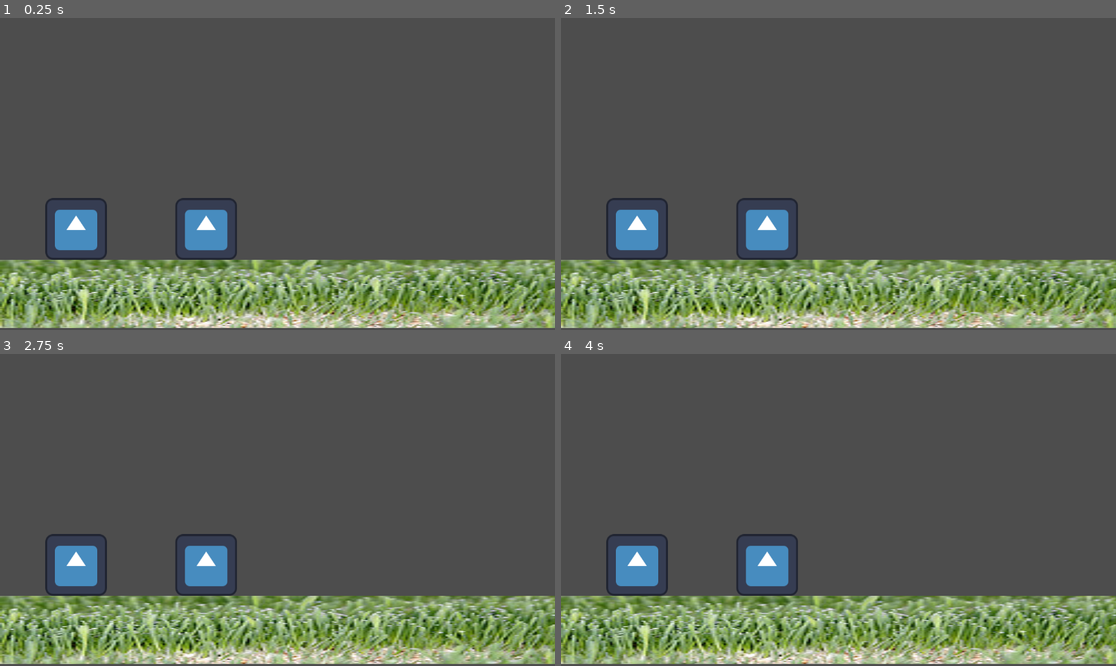
Above: before the commit, frames 1-4 (two rows, left to right).
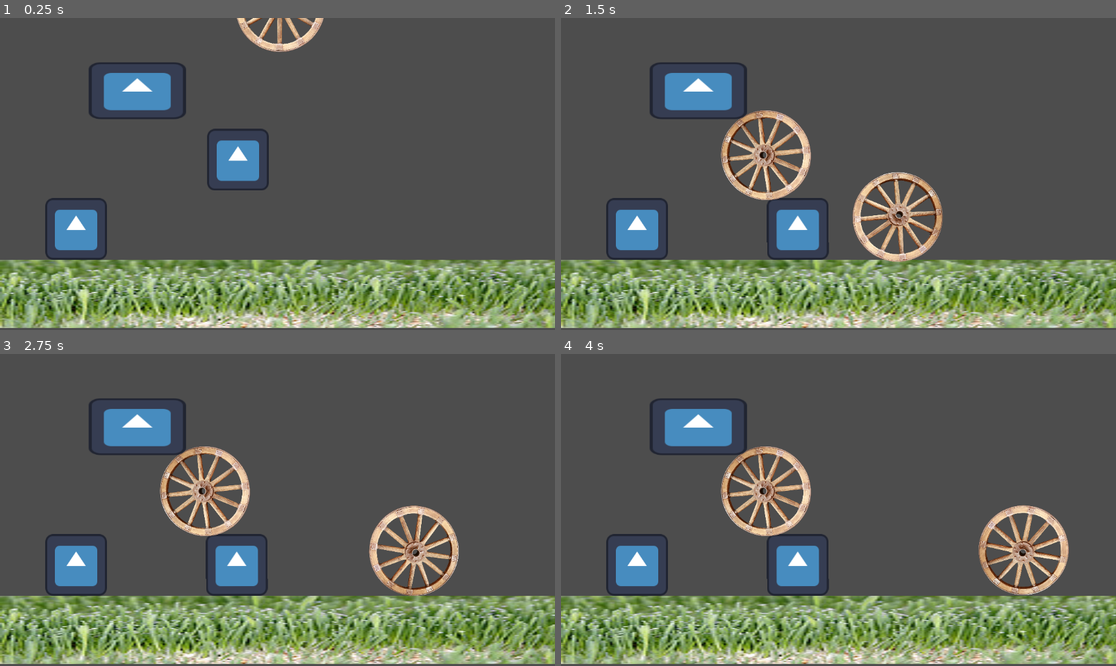
Above: after the commit, the same moments.

Repository: VicenteLepe/ProyectoCatapultas
Game: Godot game, scene res://Escenas/Main.tscn
Same seed, same stepped clock (60 frames per second), same inputs: the game is played once before the commit and once after it. The engine's default icon, where the game draws it, is replaced by a stand-in: a white triangle on a blue panel in a dark square.
Inputs:
- Up to frame 1 (0.25 s): no input
- Up to frame 2 (1.5 s): no input
- Up to frame 3 (2.75 s): no input
- Up to frame 4 (4 s): no input

The runs differ from the first frame. In frame 1, 5.3% of the frame differs, in the area x 16-59%, y 0-78%; in frame 2, 8.3%; in frame 3, 8.3%; in frame 4, 8.3%, in the area x 16-92%, y 14-78%.

Commit message:
se agregan ruedas

Diff:
--- a/Proyecto taller/Escenas/Main.tscn
+++ b/Proyecto taller/Escenas/Main.tscn
@@ -1,13 +1,20 @@
-[gd_scene load_steps=5 format=3 uid="uid://cii6w56etu1mq"]
+[gd_scene load_steps=8 format=3 uid="uid://cii6w56etu1mq"]
 
 [ext_resource type="Texture2D" uid="uid://dxexgi117uktt" path="res://icon.svg" id="1_m2fj8"]
 [ext_resource type="Texture2D" uid="uid://ctaltvum6vlrr" path="res://250px-Fodder_growing.jpg" id="1_ohio4"]
+[ext_resource type="Texture2D" uid="uid://d3gqfdx1sqh4e" path="res://eLesson_2020-0713_2014-0127-1024x930.png" id="3_ny022"]
 
 [sub_resource type="RectangleShape2D" id="RectangleShape2D_r1ieq"]
 size = Vector2(115.8, 142)
 
 [sub_resource type="RectangleShape2D" id="RectangleShape2D_xv64t"]
 size = Vector2(130, 126)
+
+[sub_resource type="CircleShape2D" id="CircleShape2D_n0qs7"]
+radius = 89.8888
+
+[sub_resource type="RectangleShape2D" id="RectangleShape2D_2ap0j"]
+size = Vector2(196, 104)
 
 [node name="Node2D" type="Node2D"]
 
@@ -37,9 +44,48 @@
 [node name="RigidBody2D2" type="RigidBody2D" parent="."]
 
 [node name="Icon" type="Sprite2D" parent="RigidBody2D2"]
-position = Vector2(428, 430)
+position = Vector2(494, 266)
 texture = ExtResource("1_m2fj8")
 
 [node name="CollisionShape2D" type="CollisionShape2D" parent="RigidBody2D2"]
-position = Vector2(427, 429)
+position = Vector2(493, 265)
 shape = SubResource("RectangleShape2D_xv64t")
+
+[node name="RigidBody2D3" type="RigidBody2D" parent="."]
+position = Vector2(474, -372)
+metadata/_edit_group_ = true
+
+[node name="CollisionShape2D" type="CollisionShape2D" parent="RigidBody2D3"]
+position = Vector2(2, 0)
+shape = SubResource("CircleShape2D_n0qs7")
+
+[node name="Sprite2D" type="Sprite2D" parent="RigidBody2D3"]
+position = Vector2(3, -4.29153e-06)
+scale = Vector2(0.208984, 0.212903)
+texture = ExtResource("3_ny022")
+
+[node name="RigidBody2D4" type="RigidBody2D" parent="."]
+position = Vector2(582, -56)
+metadata/_edit_group_ = true
+
+[node name="CollisionShape2D" type="CollisionShape2D" parent="RigidBody2D4"]
+position = Vector2(-1.99994, 2)
+shape = SubResource("CircleShape2D_n0qs7")
+
+[node name="Sprite2D" type="Sprite2D" parent="RigidBody2D4"]
+position = Vector2(1, 3.99994)
+scale = Vector2(0.208984, 0.212903)
+texture = ExtResource("3_ny022")
+
+[node name="CharacterBody2D" type="CharacterBody2D" parent="."]
+position = Vector2(274, 164)
+metadata/_edit_group_ = true
+
+[node name="CollisionShape2D" type="CollisionShape2D" parent="CharacterBody2D"]
+position = Vector2(10, -10)
+shape = SubResource("RectangleShape2D_2ap0j")
+
+[node name="Sprite2D" type="Sprite2D" parent="CharacterBody2D"]
+position = Vector2(11, -13)
+scale = Vector2(1.57813, 0.921875)
+texture = ExtResource("1_m2fj8")
Binary file added: Proyecto taller/eLesson_2020-0713_2014-0127-1024x930.png
Not shown, added: Proyecto taller/eLesson_2020-0713_2014-0127-1024x930.png.import
Not shown, added: Proyecto taller/.gitattributes
Not shown, added: Proyecto taller/.gitignore
